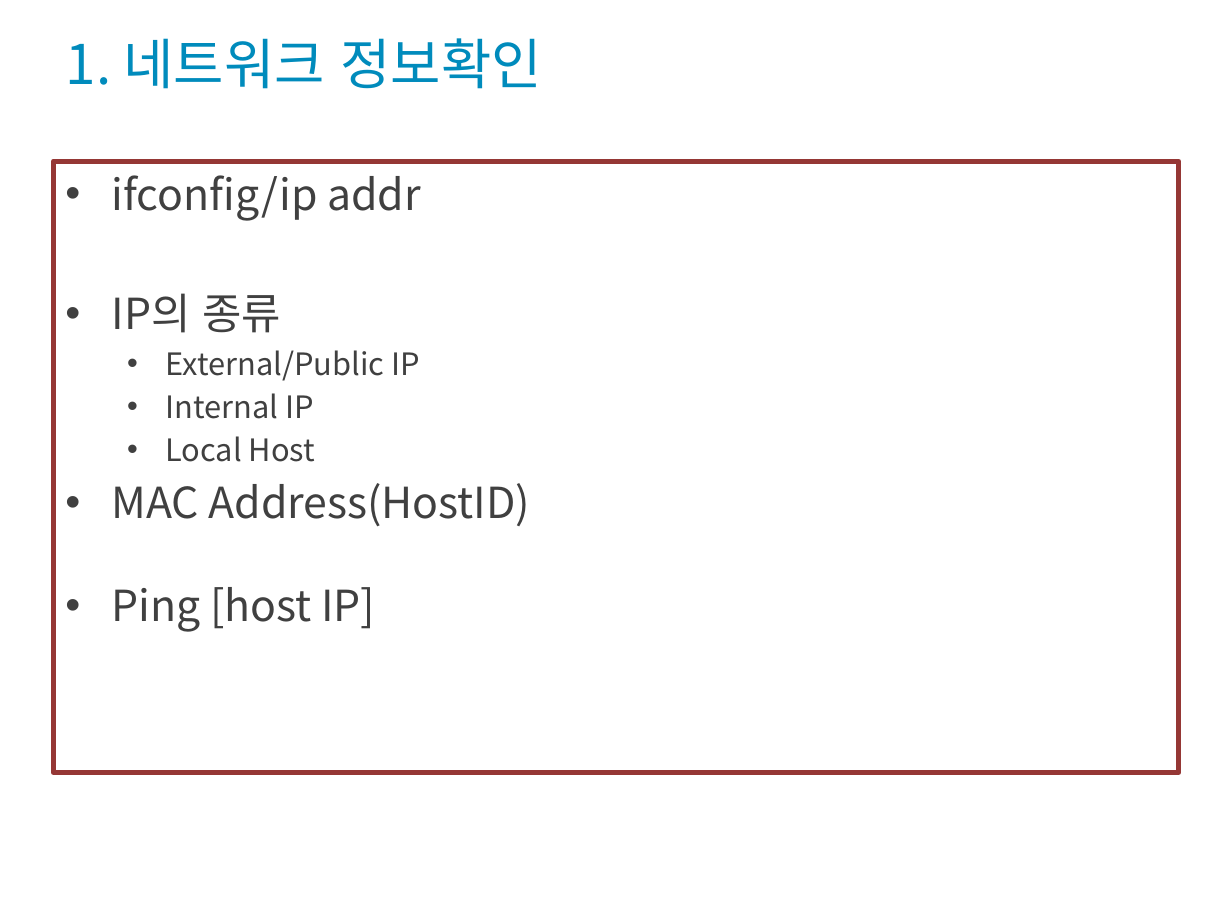
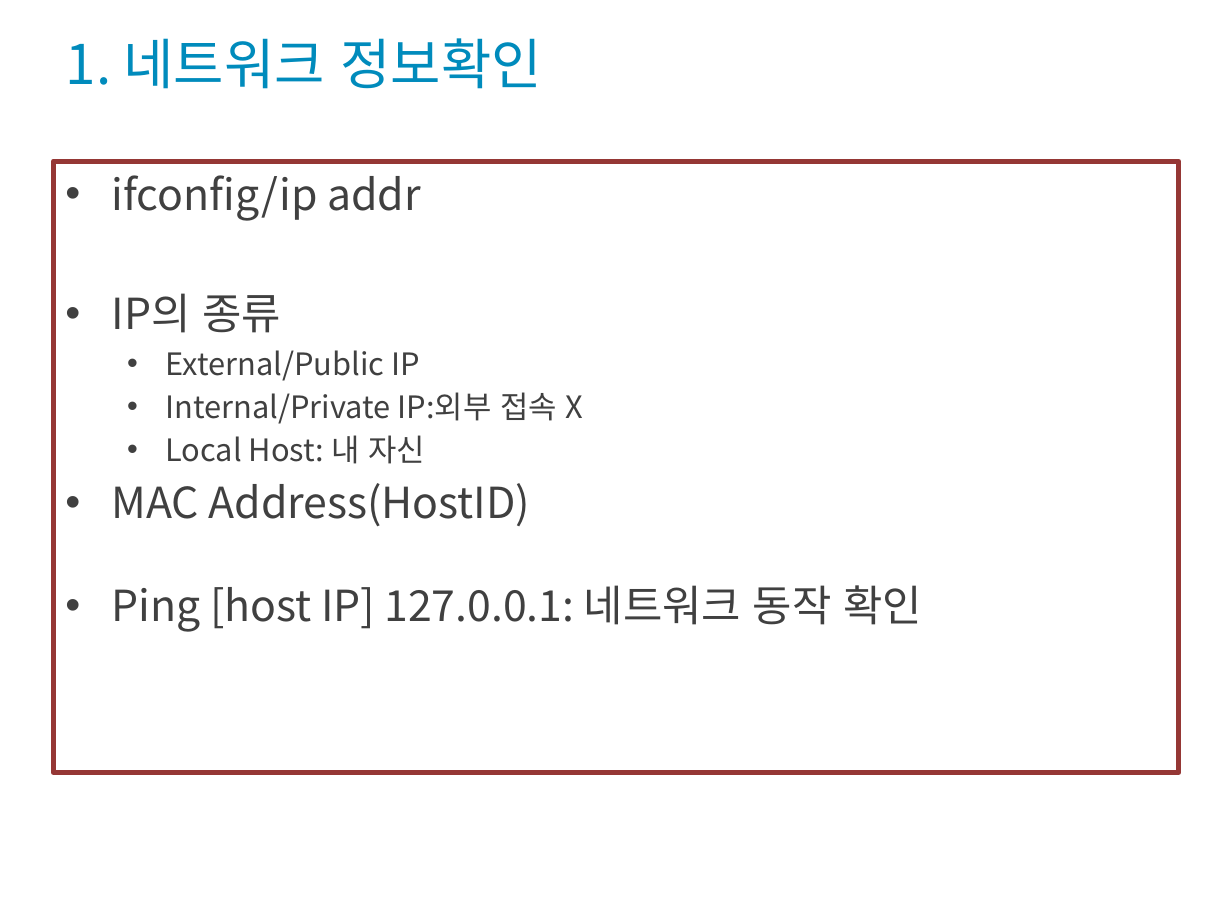
Before and after one commit to codefoolosopher/linuxedu, a slide deck: slide 3 of portfolio/Linux_OS_System_2022_1_s4.pptx. Drawn at 1232x924 pixels with LibreOffice and Linux fonts; fonts in the diff are those of the drawing; background and template pictures are left out. Boxes give left, top, right and bottom in pixels: in the first picture for what was removed or moved away, otherwise in the second. Text is boxed around its words. In the diff, an @@ line names an element or a change of style, - is before the commit and + after.

```diff
--- a/portfolio/Linux_OS_System_2022_1_s4.pptx
+++ b/portfolio/Linux_OS_System_2022_1_s4.pptx
@@ text at <box>166,392,583,464</box>: text changed @@
-  • Internal IP
-  • Local Host
+  • Internal/Private IP:외부 접속 X
+  • Local Host: 내 자신
@@ text at <box>112,585,923,632</box>: text changed @@
-• Ping [host IP]
+• Ping [host IP] 127.0.0.1: 네트워크 동작 확인
```
Also in this commit, not shown: 2 other files.
